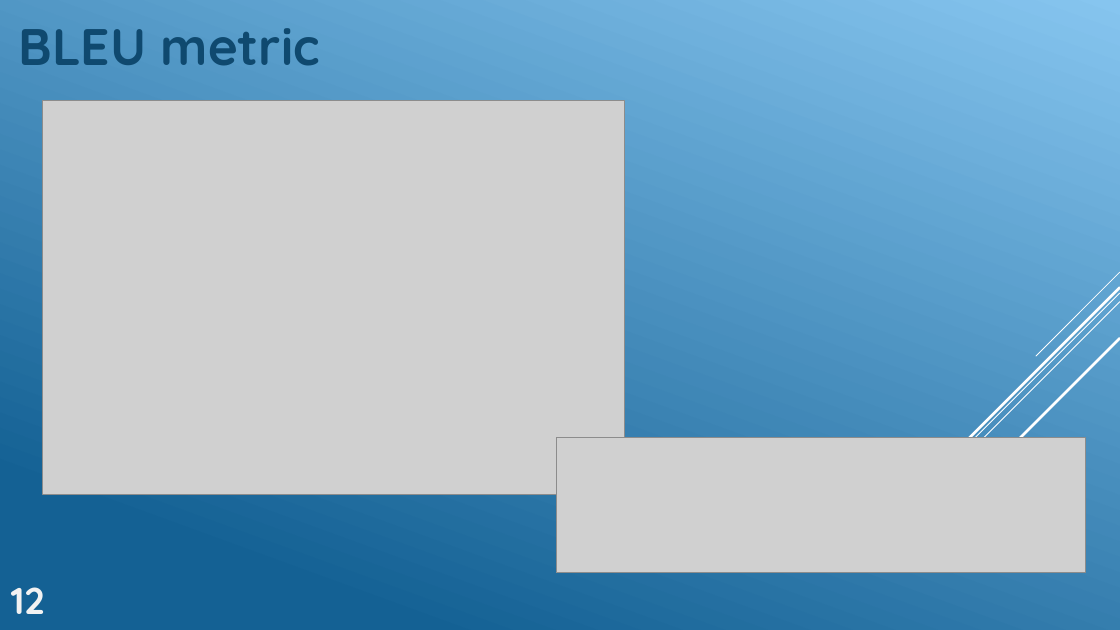
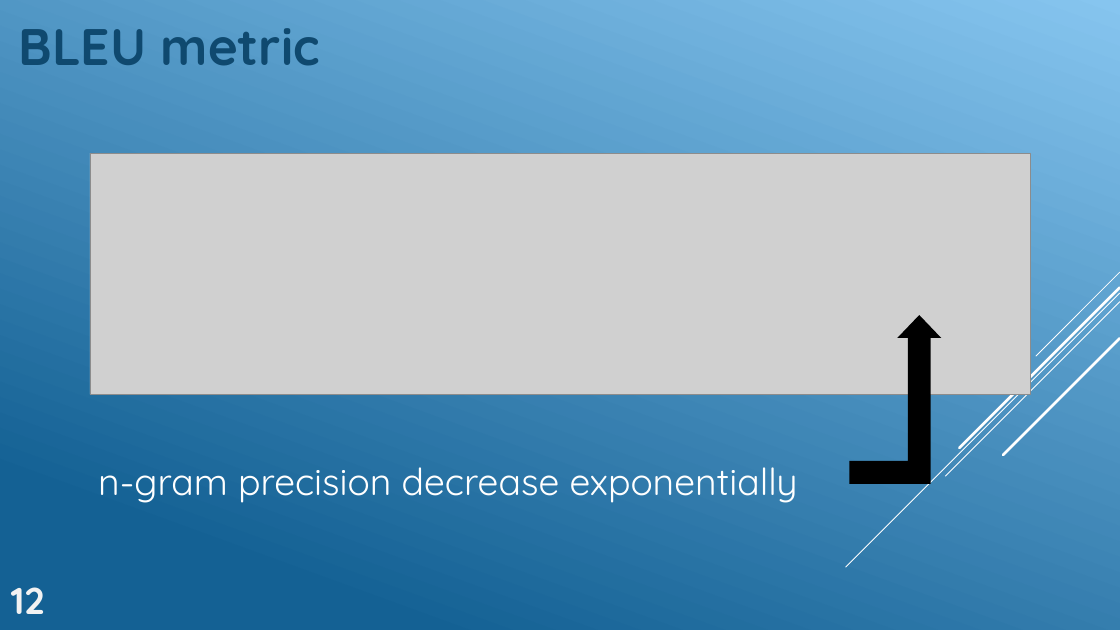
Before and after one commit to GeckSpy/IPdf2Latex, a slide deck: slide 20 of Presentation/Final presentation anim.pptx (slide 21 before the commit). Drawn at 1120x630 pixels with LibreOffice and Linux fonts; fonts in the diff are those of the drawing; grey boxes stand for pictures. Boxes give left, top, right and bottom in pixels: in the first picture for what was removed or moved away, otherwise in the second. Text is boxed around its words. In the diff, an @@ line names an element or a change of style, - is before the commit and + after.

```diff
--- a/Presentation/Final presentation anim.pptx
+++ b/Presentation/Final presentation anim.pptx
@@ picture removed at [43, 101, 625, 495] @@
@@ picture: place and size @@
-picture at [556, 438, 1086, 574]
+picture at [90, 153, 1030, 394]
@@ bent up arrow added at [849, 315, 941, 484], fill #000000 @@
@@ text added at [98, 467, 798, 503], 32 pt, text #FFFFFF @@
+n-gram precision decrease exponentially
```
Also in this commit, not shown: 1 other slide changed, 1 slide removed, 2 other files.
